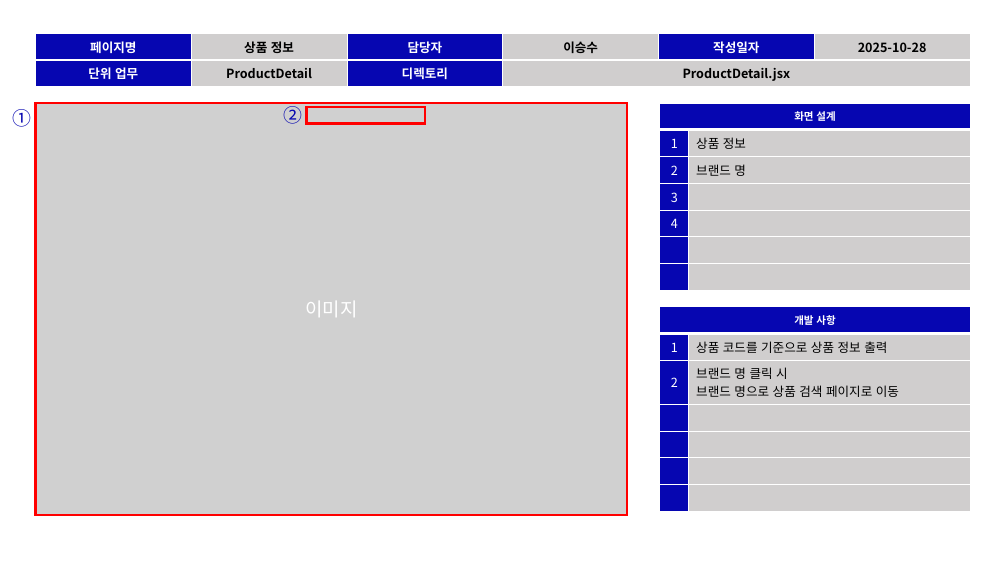
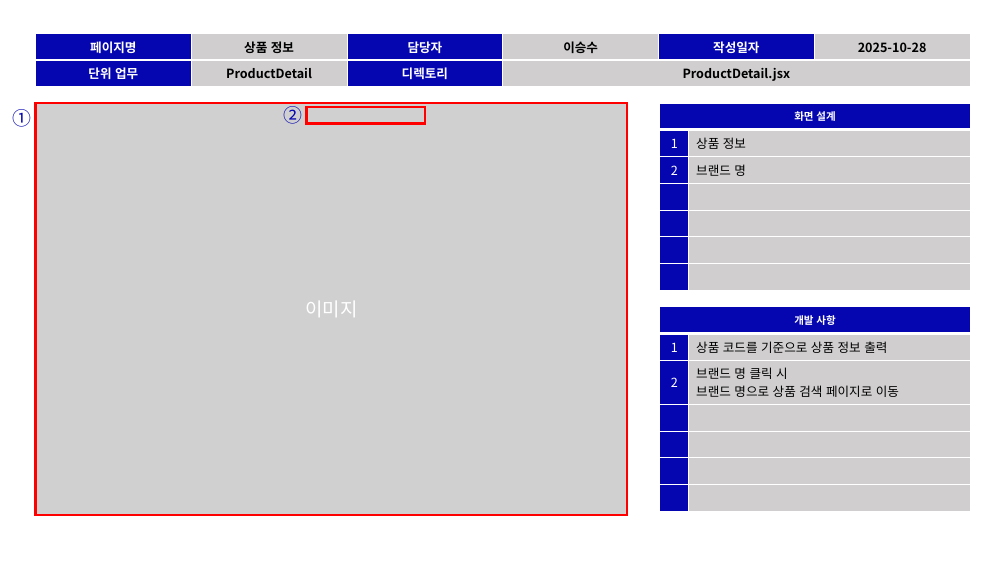
Before and after one commit to jungryeol123/tjg_project, a slide deck: slide 9 of TeamProject_스토리보드.pptx. Drawn at 1008x567 pixels with LibreOffice and Linux fonts; fonts in the diff are those of the drawing; grey boxes stand for pictures. Boxes give left, top, right and bottom in pixels: in the first picture for what was removed or moved away, otherwise in the second. Text is boxed around its words. In the diff, an @@ line names an element or a change of style, - is before the commit and + after.

```diff
--- a/TeamProject_스토리보드.pptx
+++ b/TeamProject_스토리보드.pptx
@@ table at [660, 103, 970, 290] @@
-row 4: 3 | 
-row 5: 4 | 
+row 6:  | 
+row 7:  | 
```
Also in this commit, not shown: 4 other slides changed, 1 slide added, 4 other files.
